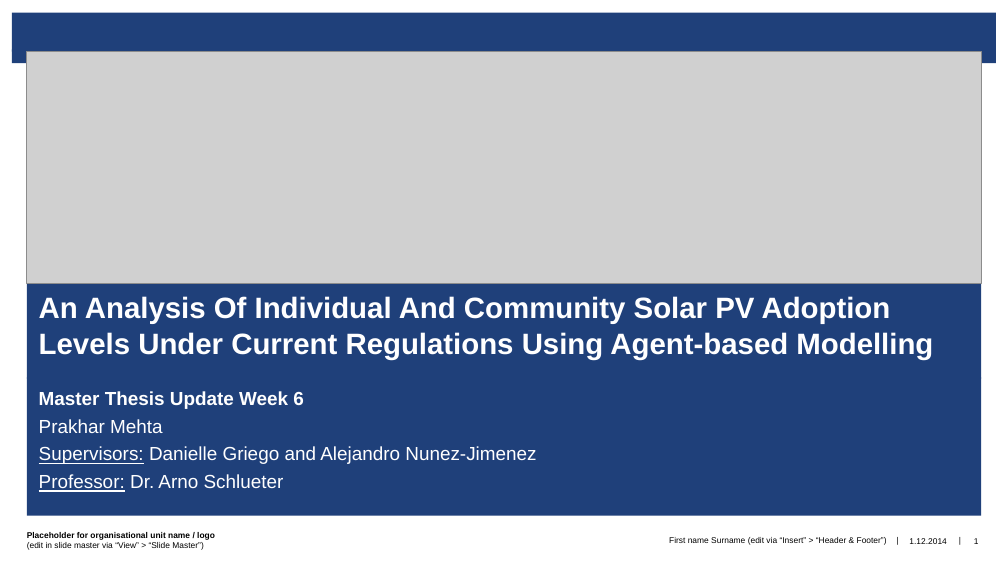
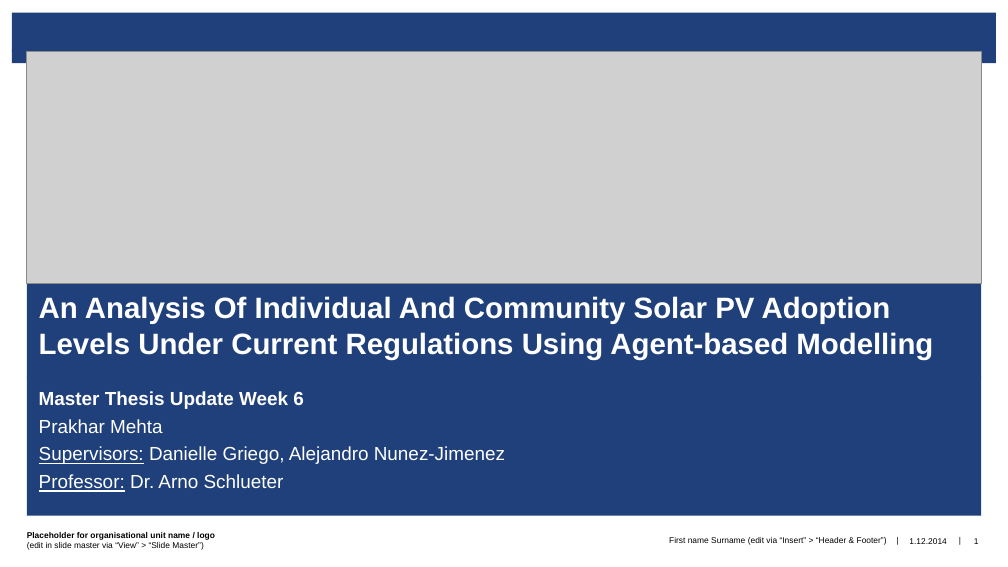
Before and after one commit to prakharmehta95/Thesis, a slide deck: slide 1 of PM/Presentations/PM_ThesisUpdates_Jan25.pptx. Drawn at 1008x567 pixels with LibreOffice and Linux fonts; fonts in the diff are those of the drawing; grey boxes stand for pictures; background and template pictures are left out. Boxes give left, top, right and bottom in pixels: in the first picture for what was removed or moved away, otherwise in the second. Text is boxed around its words. In the diff, an @@ line names an element or a change of style, - is before the commit and + after.

```diff
--- a/PM/Presentations/PM_ThesisUpdates_Jan25.pptx
+++ b/PM/Presentations/PM_ThesisUpdates_Jan25.pptx
@@ subtitle at (39,446,505,464): text changed @@
-Supervisors: Danielle Griego and Alejandro Nunez-Jimenez
+Supervisors: Danielle Griego, Alejandro Nunez-Jimenez
```
Also in this commit, not shown: 7 other slides changed, 6 slides added, 2 slides removed, 7 other files.
